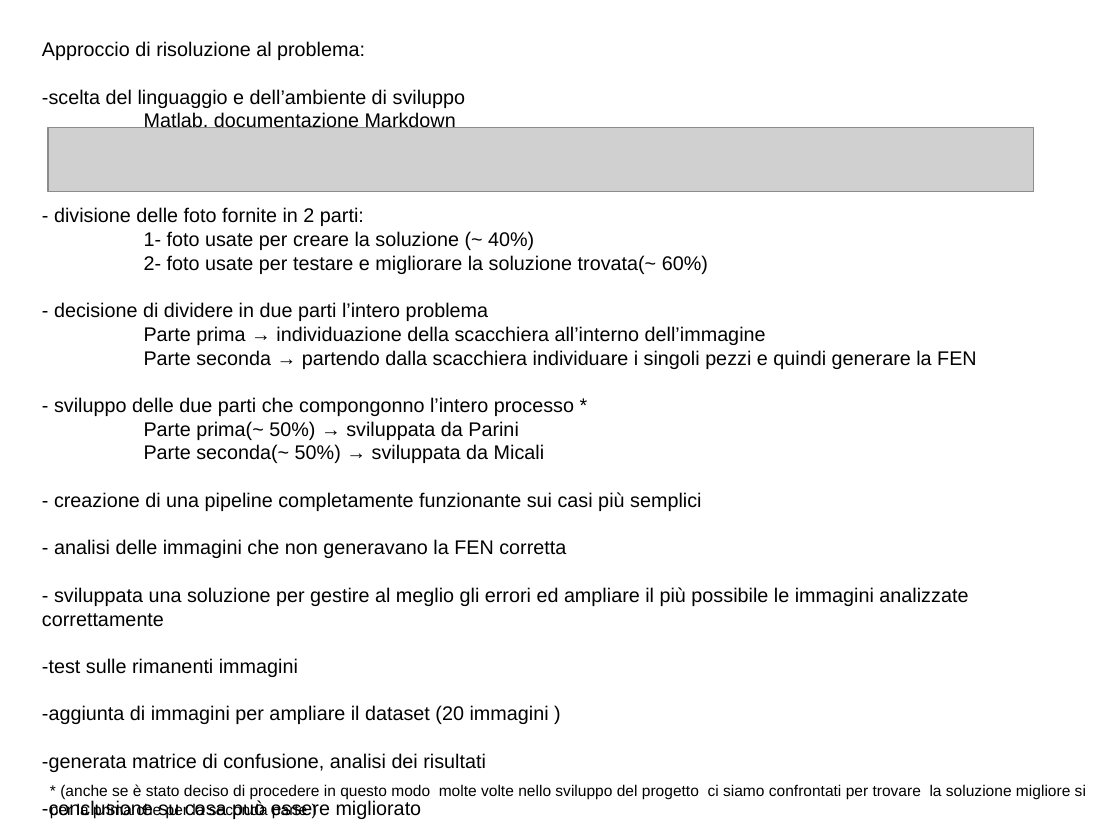
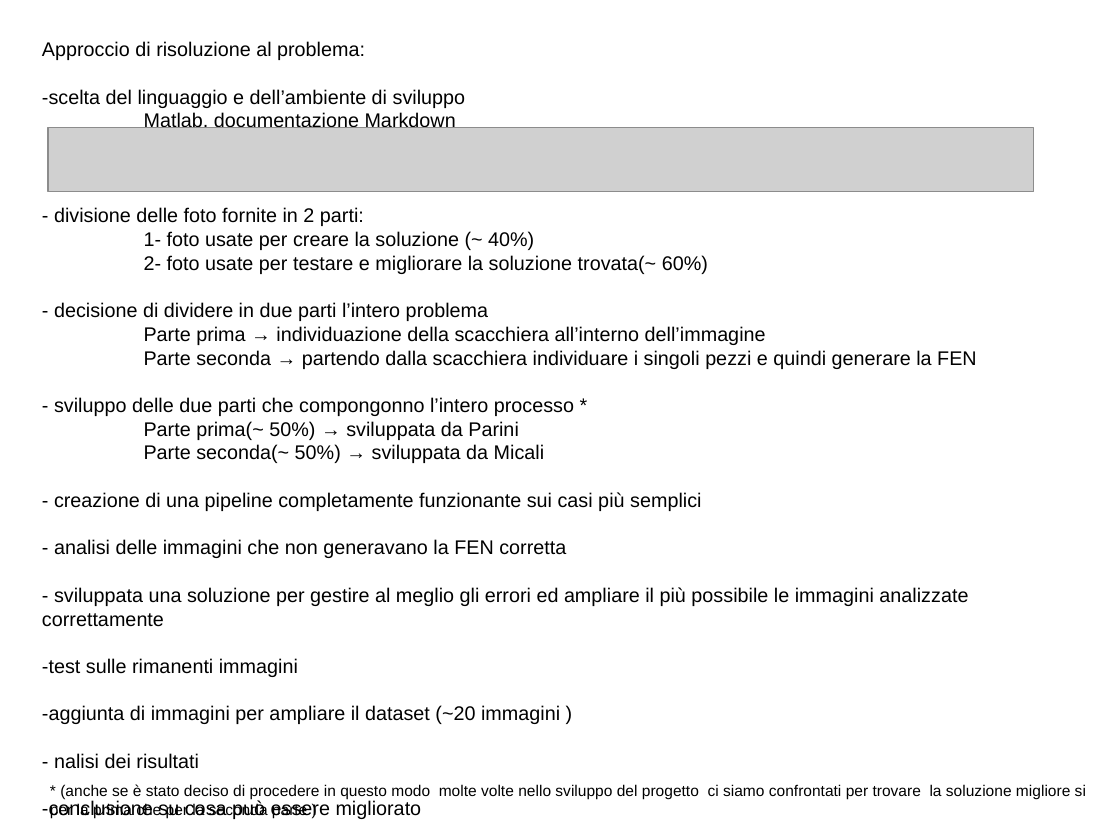
Before and after one commit to pietroparini2/chessProject, a slide deck: slide 3 of relazioneProgettoEI/presentazione.odp. Drawn at 1120x840 pixels with LibreOffice and Linux fonts; fonts in the diff are those of the drawing; grey boxes stand for pictures. Boxes give left, top, right and bottom in pixels: in the first picture for what was removed or moved away, otherwise in the second. Text is boxed around its words. In the diff, an @@ line names an element or a change of style, - is before the commit and + after.

Commit message:
confusion mat add

```diff
--- a/relazioneProgettoEI/presentazione.odp
+++ b/relazioneProgettoEI/presentazione.odp
@@ text at [42, 705, 560, 769]: text changed @@
--aggiunta di immagini per ampliare il dataset (20 immagini )
--generata matrice di confusione, analisi dei risultati
+-aggiunta di immagini per ampliare il dataset (~20 immagini )
+- nalisi dei risultati
```
Also in this commit, not shown: 5 other slides changed, 2 slides added, 3 slides removed, 6 other files.
